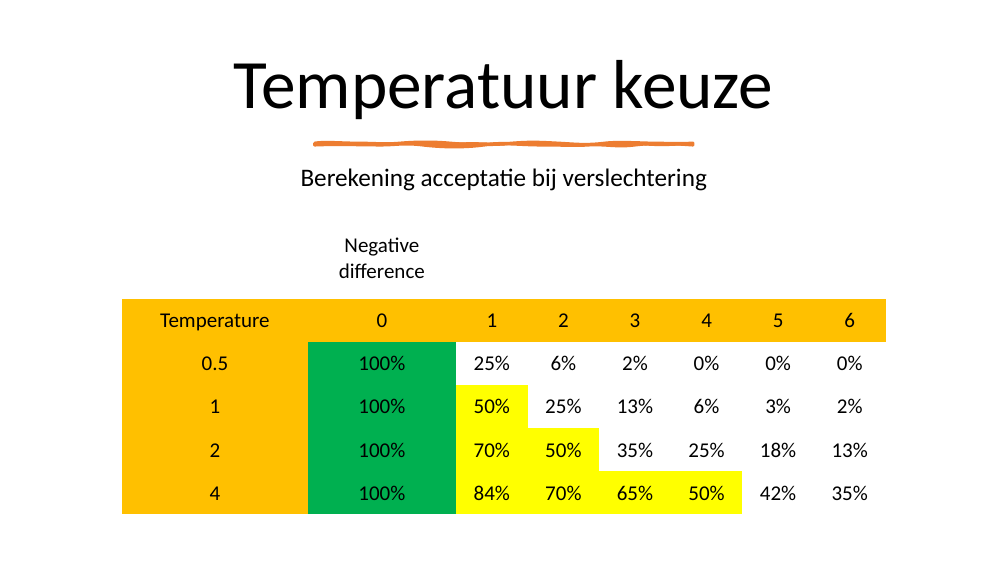
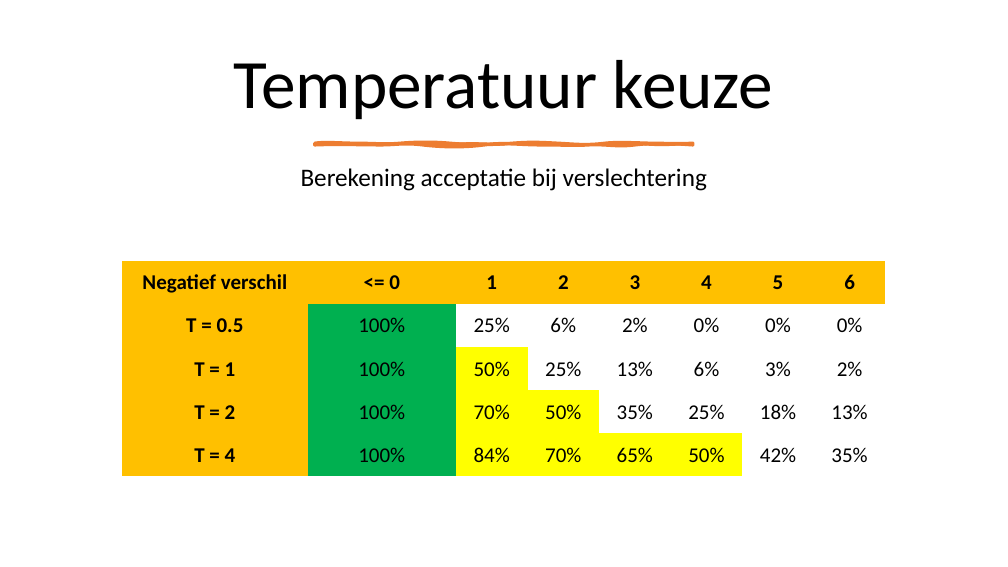
Before and after one commit to NinaAlblasMinorAI/RoosterRulers, a slide deck: slide 25 of doc/Presentatie.pptx (slide 23 before the commit). Drawn at 1008x567 pixels with LibreOffice and Linux fonts; fonts in the diff are those of the drawing. Boxes give left, top, right and bottom in pixels: in the first picture for what was removed or moved away, otherwise in the second. Text is boxed around its words. In the diff, an @@ line names an element or a change of style, - is before the commit and + after.

Commit message:
Presentation update

```diff
--- a/doc/Presentatie.pptx
+++ b/doc/Presentatie.pptx
@@ table at bbox=[123, 261, 887, 476] @@
-row 1:  | Negative difference |  |  |  |  |  | 
-row 2: Temperature | 0 | 1 | 2 | 3 | 4 | 5 | 6
-row 3: 0.5 | 100% | 25% | 6% | 2% | 0% | 0% | 0%
-row 4: 1 | 100% | 50% | 25% | 13% | 6% | 3% | 2%
-row 5: 2 | 100% | 70% | 50% | 35% | 25% | 18% | 13%
-row 6: 4 | 100% | 84% | 70% | 65% | 50% | 42% | 35%
+row 1: Negatief verschil | <= 0 | 1 | 2 | 3 | 4 | 5 | 6
+row 2: T = 0.5 | 100% | 25% | 6% | 2% | 0% | 0% | 0%
+row 3: T = 1 | 100% | 50% | 25% | 13% | 6% | 3% | 2%
+row 4: T = 2 | 100% | 70% | 50% | 35% | 25% | 18% | 13%
+row 5: T = 4 | 100% | 84% | 70% | 65% | 50% | 42% | 35%
@@ table: place and size @@
-table at bbox=[123, 218, 887, 514]
+table at bbox=[123, 261, 887, 476]
```
Also in this commit, not shown: 11 other slides changed, 2 slides added, 1 other file.
